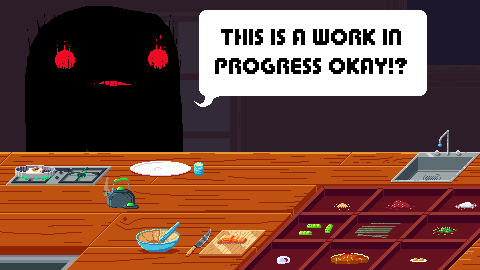
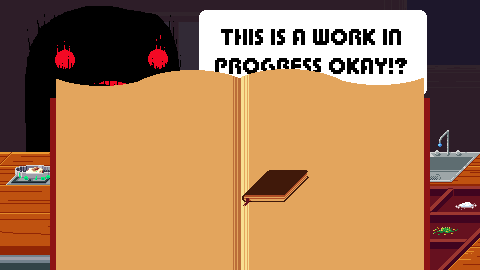
The second w=480, h=270 image is a revision of the first. Changes to its layers:
showed group "RecipeBook" (3 layers) over [50, 69, 430, 270]
added layer "on_Table copy 2" in group "RecipeBook" over [242, 170, 309, 206]
